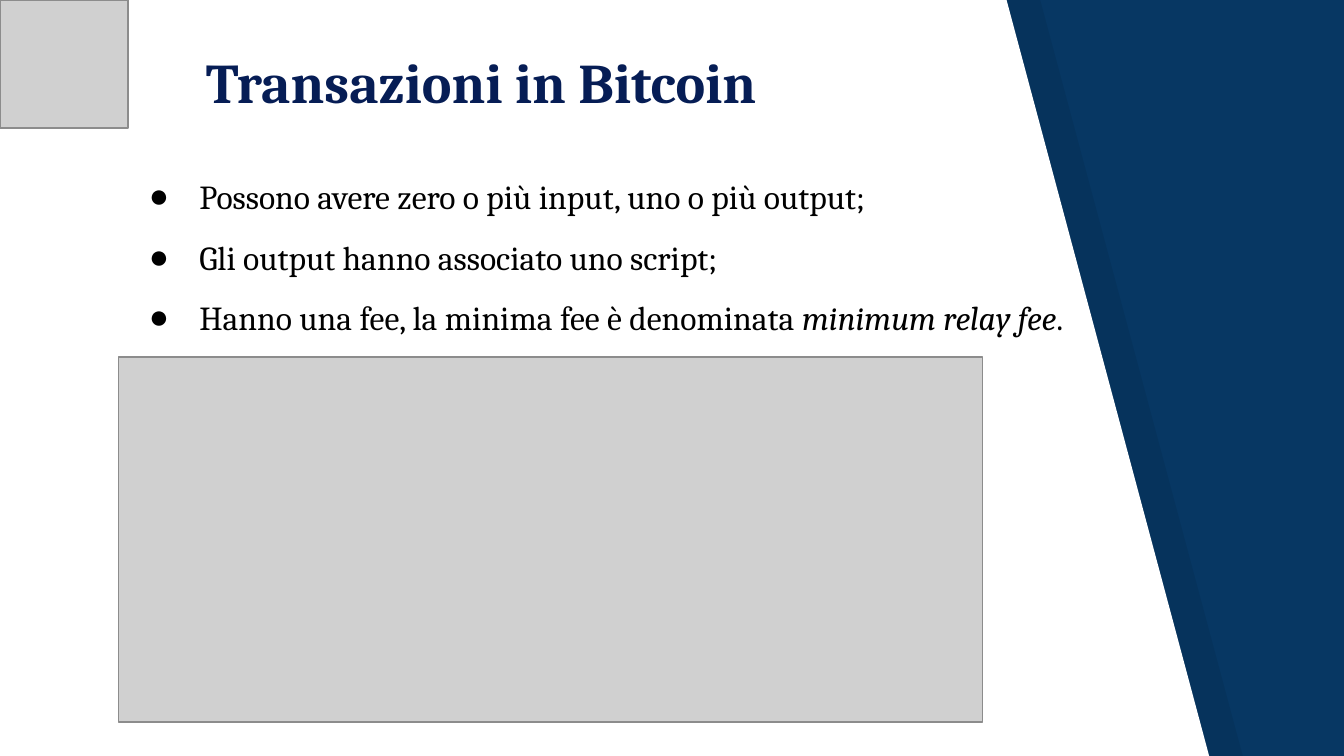
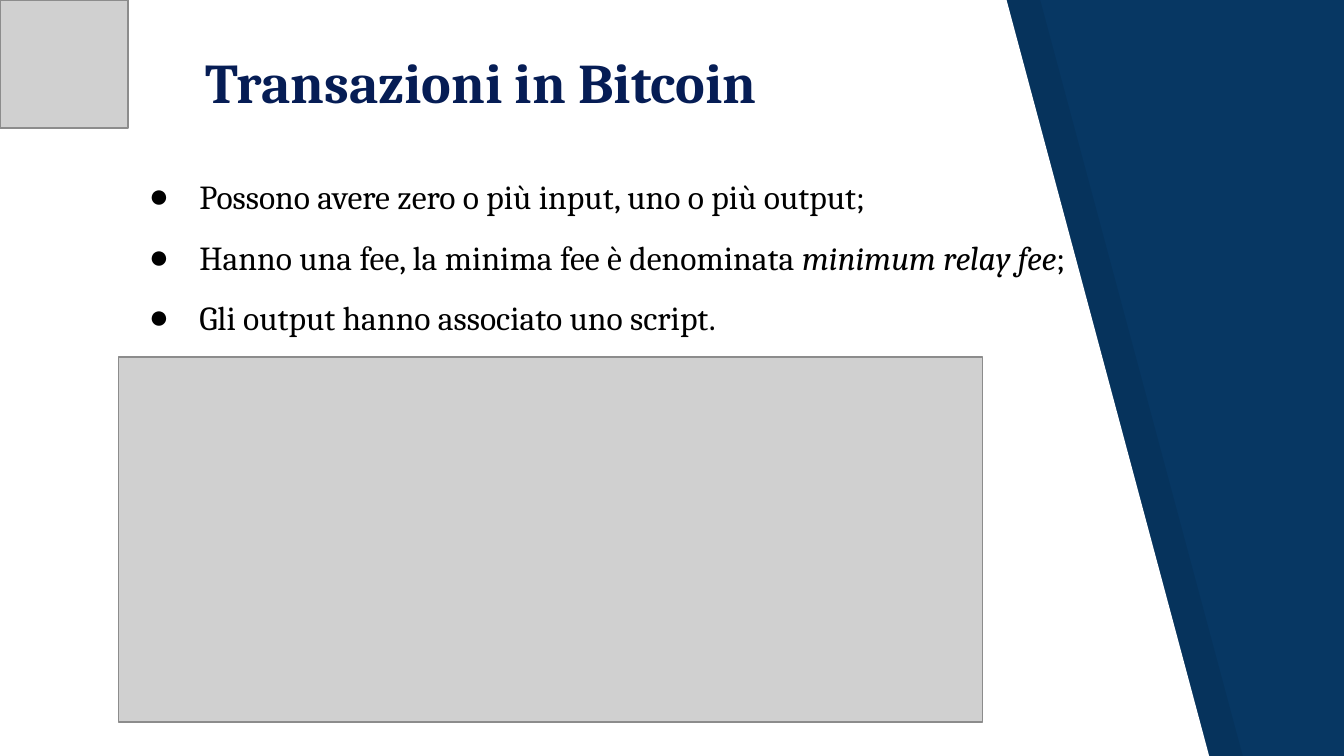
Before and after one commit to JacopoRaffi/Dust_Attack_Analysis, a slide deck: slide 3 of Dust Attack .pptx. Drawn at 1344x756 pixels with LibreOffice and Linux fonts; fonts in the diff are those of the drawing; grey boxes stand for pictures. Boxes give left, top, right and bottom in pixels: in the first picture for what was removed or moved away, otherwise in the second. Text is boxed around its words. In the diff, an @@ line names an element or a change of style, - is before the commit and + after.

```diff
--- a/Dust Attack .pptx
+++ b/Dust Attack .pptx
@@ text at [199, 246, 1065, 337]: text changed @@
-● Gli output hanno associato uno script;
-● Hanno una fee, la minima fee è denominata minimum relay fee.
+● Hanno una fee, la minima fee è denominata minimum relay fee;
+● Gli output hanno associato uno script.
```
Also in this commit, not shown: 1 other slide changed, 1 other file.
